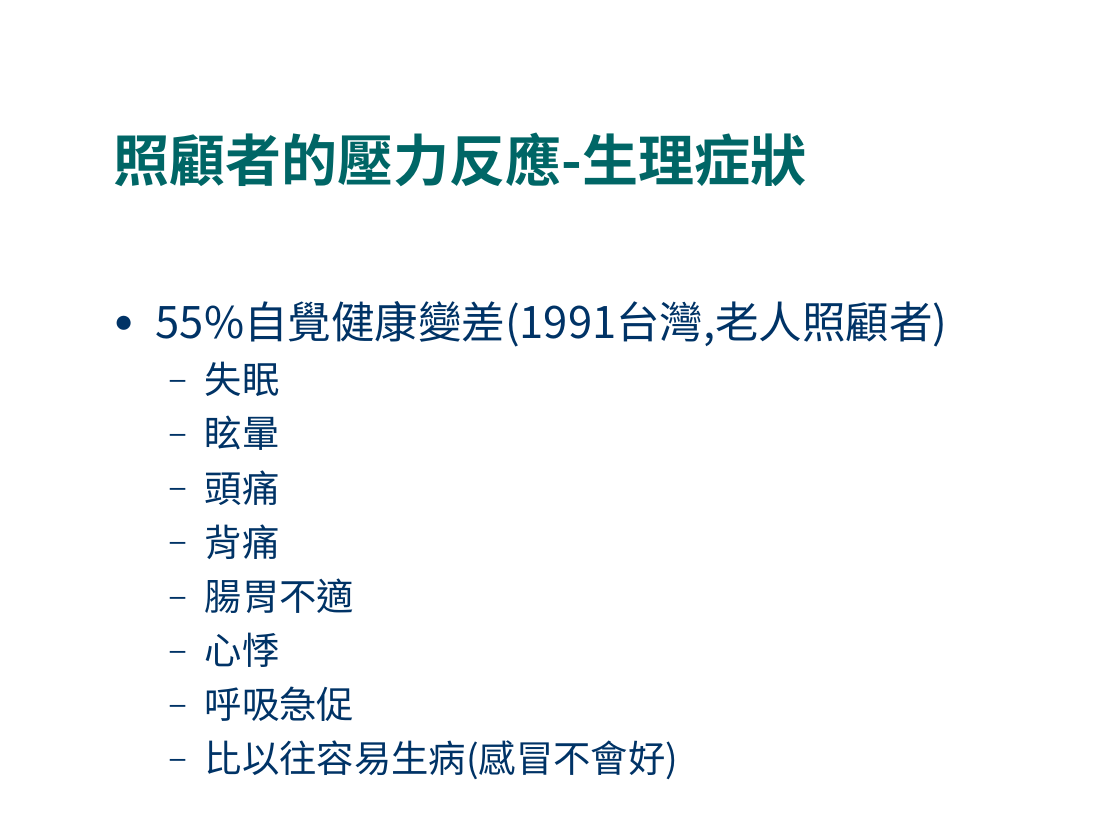
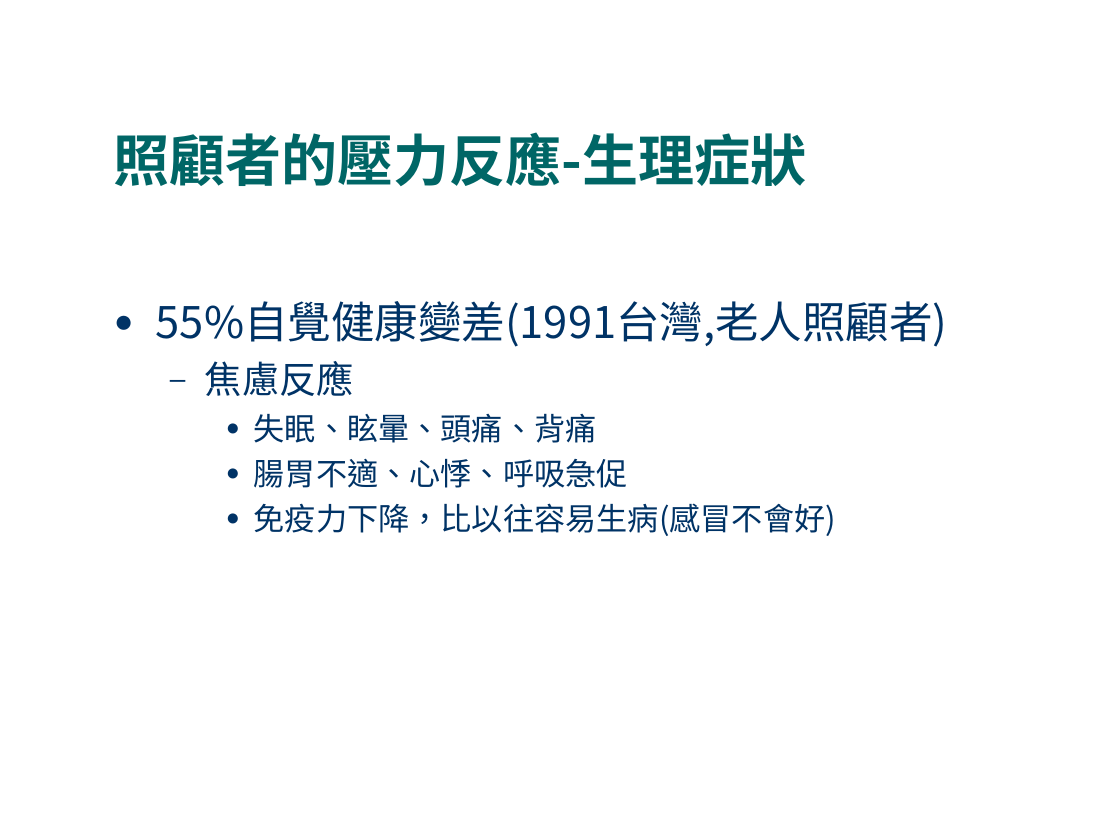
Before and after one commit to fhopecc/stxt, a slide deck: slide 17 of doc/tutorial/home_care.odp. Drawn at 1120x840 pixels with LibreOffice and Linux fonts; fonts in the diff are those of the drawing. Boxes give left, top, right and bottom in pixels: in the first picture for what was removed or moved away, otherwise in the second. Text is boxed around its words. In the diff, an @@ line names an element or a change of style, - is before the commit and + after.

```diff
--- a/doc/tutorial/home_care.odp
+++ b/doc/tutorial/home_care.odp
@@ text at [205,361,836,536]: text changed; size 24 to 20 pt @@
-  – 失眠
-  – 眩暈
-  – 頭痛
-  – 背痛
-  – 腸胃不適
-  – 心悸
-  – 呼吸急促
-  – 比以往容易生病(感冒不會好)
+  – 焦慮反應
+    ● 失眠、眩暈、頭痛、背痛
+    ● 腸胃不適、心悸、呼吸急促
+    ● 免疫力下降，比以往容易生病(感冒不會好)
```
Also in this commit, not shown: 4 other slides changed.
